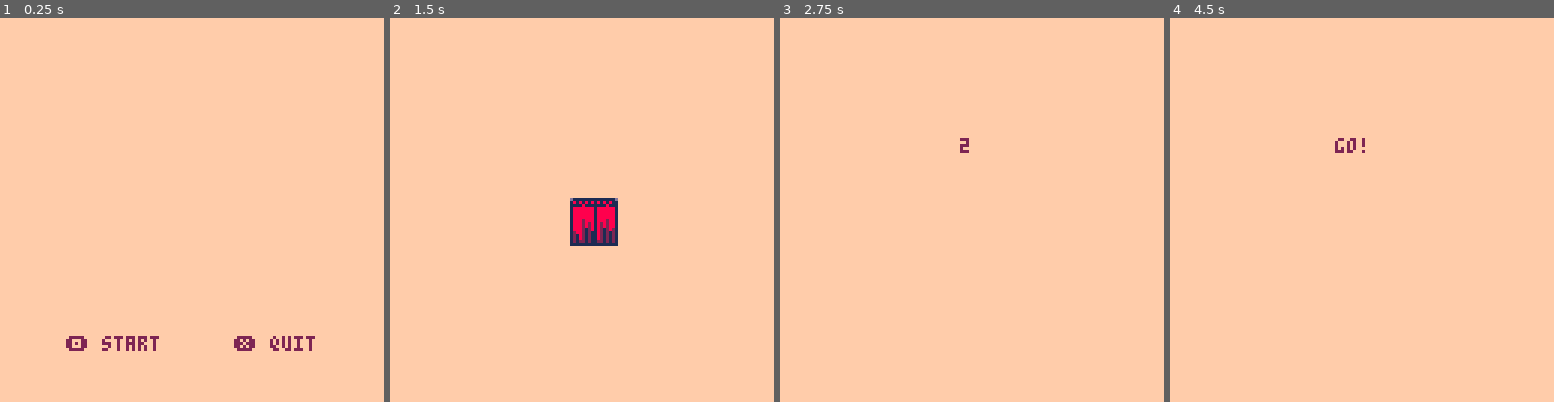
Above: before the commit, frames 1-4 (left to right).
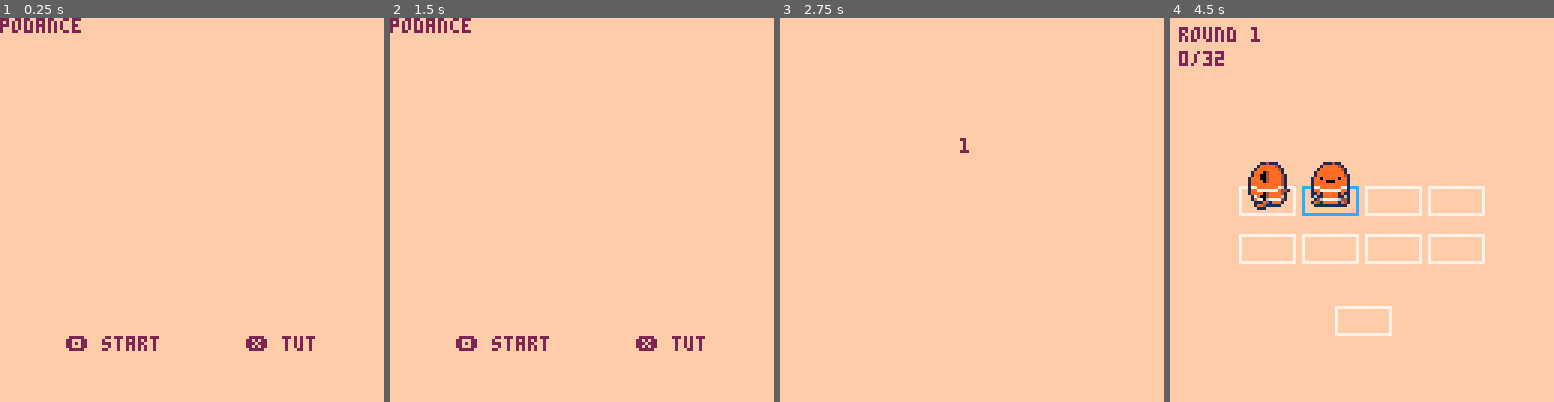
Above: after the commit, the same moments.

Repository: hyongew/pico8
Game: PICO-8 cartridge podance.p8
Same seed, same stepped clock (60 frames per second), same inputs: the game is played once before the commit and once after it.
Inputs:
- Up to frame 1 (0.25 s): no input
- Up to frame 2 (1.5 s): tap X (X key) at 0.33, 1.07 s; tap O (Z key) at 0.7 s
- Up to frame 3 (2.75 s): hold Right 1.6-2.1 s; tap O (Z key) at 1.7, 2.1, 2.5 s; tap X (X key) at 1.85 s; hold Up 2.15-2.42 s; hold Right from 2.47 s (still down)
- Up to frame 4 (4.5 s): tap O (Z key) every 0.4 s from 2.9 to 4.1 s; tap X (X key) at 2.97, 4.08 s; release Right at 3.03 s; hold Left 3.08-3.58 s; hold Down 3.63-3.97 s; hold Right from 4.02 s (still down)

The runs differ from the first frame. In frame 1, 0.8% of the frame differs, in the area x 0-79%, y 0-87%; in frame 2, 2.7%; in frame 3, less than 0.1%; in frame 4, 5.7%, in the area x 2-83%, y 2-83%.

Commit message:
Refactor code for readability

Diff:
--- a/podance.p8
+++ b/podance.p8
@@ -6,51 +6,48 @@
  pal(9,9+128,1)
  palt(0,false)
  palt(14,true)
- --style,style_l="\^o916","\^w\^t\^o914"
- state="hold" --main,tut,hold,quit,rdy,go
- moves={} --{sp,x,y}
- stage,round,step,score,f=1,1,0,0,0
- movesp,checkstep=nil,1
- movesets={
-  --{⬅️,⬆️,➡️,⬇️,➡️,➡️,⬇️,⬇️},
-  --{⬆️,➡️,⬆️,⬅️,⬇️,⬆️,➡️,⬇️},
-  --{⬅️,⬅️,➡️,⬆️,⬅️,⬇️,⬆️,➡️},
-  {⬆️,⬇️,⬅️,⬆️,⬇️,⬆️,➡️,➡️}
- }
- rot_anim_map={2,3,1,0}
- stageend=#movesets+1
- correct,sounded=nil,false
+ --style,style_l=
+ --"\^o916","\^w\^t\^o914"
+
+ --[[main,tut,hold,quit,
+ 				rdy,go,fin]]
+ state="main"
+ stage,round,step,score,f=
+ 1,1,0,0,0
+ --moves={sp,x,y}
+ --movesets={dir,hide,flip}
+ moves,movesets,movesp,movenum=
+ {},{},nil,1
+ inround,correct,sounded=
+ false,nil,false
+ rotanim,animend=
+ {2,3,1,0},24 --#moves*2+8
  smoke={}
- anim_end=24 --#moves*2+8
+
+ --test curtain anim
  frame,step2=33,0 --17-25
 end
 
 function _update()
 	if state=="main" then
-		if (btnp(🅾️)) state="go"
+		if btnp(🅾️) then
+			createmovesets()
+			state="rdy"
+		end
 		if (btnp(❎)) state="tut"
 
 	elseif state=="tut" then
-		if (btnp(❎)) state="main"
+		testcurtainanim()
+		if btnp(❎) then
+			frame,step2=33,0
+			state="main"
+		end
 
 	elseif state=="hold" then
 		if (btnp(🅾️)) state="rdy"
 		if (btnp(❎)) state="quit"
 
 	elseif state=="quit" then
-		if step2<6 then
-			f+=1
-
-			if f\3!=step2-1 then
-				if (step2==1) frame=33
-				if (step2==2) frame=35
-				if (step2==3) frame=37
-				if (step2==4) frame=39
-				if (step2==5) frame=41
-				step2+=1
-			end
-		end
-
 		if (btnp(🅾️)) state="hold"
 		if (btnp(❎)) state="main"
 
@@ -59,6 +56,7 @@
 			f+=1
 		else
 			round,step,f=1,0,0
+			inround=true
 			state="go"
 		end
 
@@ -72,6 +70,10 @@
 
 	elseif state=="go" then
 		updategame()
+
+	elseif state=="fin" then
+		if (btnp(🅾️)) state="main"
+		if (btnp(❎)) state="main"
 	end
 end
 
@@ -81,56 +83,84 @@
 	rectfill(0,0,128,128)
 	color(2)
 	if state=="main" then
-		print("press 🅾️ to start")
+		print("podance")
+		print(
+			"🅾️ start       ❎ tut",
+			22,106
+		)
+
 	elseif state=="tut" then
+		print("tut")
+		spr(frame,60,60,2,2)
+		print("❎ main",50,106)
+
 	elseif state=="hold" then
-		print("🅾️ start      ❎ quit",22,106)
+		print("hold")
+		print(
+			"🅾️ start      ❎ quit",
+			22,106
+		)
+
 	elseif state=="quit" then
-		spr(frame,60,60,2,2)
+		print("quit")
+		print(
+			"🅾️ back      ❎ quit",
+			23,106
+		)
+
 	elseif state=="rdy" then
 		if f<60 then
 			print(3-f\20,60,40)
 		else
 			print("go!",55,40)
 		end
+
 	elseif state=="go" then
 		drawgame()
+
+	elseif state=="fin" then
+		print("fin")
+		print("🅾️ main",50,106)
 	end
 end
 -->8
 --main game loop
 
 function updategame()
-	f+=1
-
 	--gameplay
-	if round<stageend then
+	if inround then
 		--update step
-		if f\10!=step-1 then
+		if f%10==0 then
  		correct=nil
  		sounded=false
 			step+=1
 
+			--next round
 			if step==17 then
 				round+=1
 				step=1
 				f=0
 			end
 
- 		if round<stageend then
-				sfx(0)
-
-				if (step==1) moves={}
-
-				--demo move
-				if step<9 then
-					add(moves,
-									{
-										sp=getsp(movesets[round][step]),
-										x=getx(step),
-										y=gety(step)
-									})
-				end
+ 		if round==#movesets+1 then
+ 			inround=false
+ 			return
+ 		end
+
+			if (step==1) moves={}
+
+			sfx(0)
+
+			--demo move
+			if step<9 then
+				add(moves,
+								{
+									sp=getsp(
+										movesets[round][step]
+									),
+									x=getx(step),
+									y=gety(step)
+								})
 			end
 		end
 
@@ -139,81 +169,107 @@
 			--input timeframe
 		 if f%10>6 or f%10<4 then
 	 		if correct==nil then
-	 			movesp=checkmove(movesets[round][checkstep]) or movesp
+	 			movesp=checkmove(
+	 				movesets[round][movenum]
+	 			)
 	 		end
 	 	--check input
  		else
- 			checkstep=step-7
- 			if (correct==true and f%10==4) score+=1
- 			if (checkstep==9) checkstep=1
+ 			if correct==true
+ 			and f%10==4 then
+ 				score+=1
+ 			end
+
  			if correct!=true then
  				checkerr()
  				movesp=9
  			end
+
+ 			movenum=step-7
+ 			if (movenum==9) movenum=1
 		 end
 		end
 
 	--stage end
-	elseif f==1 then
-		step=0
-		for move in all(moves) do
-			move.sp=7
-		end
-		movesp=7
-		sfx(3)
-		sfx(4)
-	elseif f==150 then
-		f=0
-		stage+=1
-		state="hold"
-		moves={}
 	else
+		--init end sequence
+		if f==0 then
+			step=1
+			for move in all(moves) do
+				move.sp=7
+			end
+			movesp=7
+			sfx(3)
+			sfx(4)
+		end
+
 		local spd=42
 		local fspd=3
 
 		--rotate the potate
-		if f\fspd!=step-1 then
-			step+=1
-
-			for i,move in pairs(moves) do
+		if f%fspd==0 then
+			for i,move in pairs(moves)
+			do
 				if (step==i*2)	move.dy=-spd
 
-				if step>anim_end then
+				if step>animend then
 					move.sp=7
 				else
-					move.sp=getsp(rot_anim_map[(move.sp-1)/2+1])
+					move.sp=getsp(
+						rotanim[(move.sp-1)/2+1]
+					)
 				end
 			end
+
+			step+=1
 		end
 
 		--jump for joy
 		for move in all(moves) do
-			if move.dy and move.dy<=spd do
-				--[[doing it this way because of strange
-				behaviour when working with decimals]]
+			if move.dy
+			and move.dy<=spd do
+				--[[doing it this way
+				because getting strange
+				0.001 or 0.999 values
+				when using decimals]]
 				local y=move.y*10
 				y+=move.dy
 				move.dy+=fspd*2
 				move.y=ceil(y)/10
 			end
 		end
+
+		if f==150 then
+			f=0
+			stage+=1
+			moves={}
+			if stage==#movesets+1 then
+				state="main"
+			else
+				state="hold"
+			end
+		end
 	end
 
 	--update smoke
-	local mult= round<stageend and 0.8 or 0.2
+	local mult=
+	inround and 0.8 or 0.2
 	for p in all(smoke) do
   p.x+=p.dx*mult
   p.y+=p.dy*mult
-  p.act-= round<stageend and 1 or 0.2
+  p.act-=
+  inround and 1 or 0.2
   if (p.act<0) del(smoke,p)
  end
+
+	f+=1
 end
 
 
 function drawgame()
 	color(2)
 	--print(step)
-	if round!=stageend then
+	if inround then
 		print("round "..round,3,3)
 	else
 		print("round "..round-1,3,3)
@@ -223,7 +279,10 @@
 	--draw base 2x4 grid
 	for i=1,8 do
 		local c=7
-		if (round<stageend and ceil(step%8.1)==i) c=12
+		if inround
+		and ceil(step%8.1)==i then
+			c=12
+		end
 		drawsq(getx(i),gety(i),c)
 	end
 
@@ -231,17 +290,19 @@
 	for move in all(moves) do
 		--rectfill(move.x-1,move.y-2,move.x+15,move.y+16,6)
 		--rect(move.x-1,move.y-2,move.x+15,move.y+16,13)
-		spr(move.sp,move.x,move.y,2,2)
+		spr(
+			move.sp,move.x,move.y,2,2
+		)
 		--spr(11,move.x,move.y,2,2)
 	end
 
 	--draw player
 	drawsq(57,88,7)
-	if round<stageend
+	if inround
 	and f%10<4
 	and step>=9
 	and movesp then
-		local c= movesp==9 and 8 or 11
+		local c=movesp==9 and 8 or 11
 		drawsq(57,88,c)
 	end
 	if movesp then
@@ -253,12 +314,37 @@
   circfill(p.x,p.y,p.r,p.c)
  end
 
-	if round==stageend and step>anim_end then
+	if not inround
+	and step>animend then
 		print("stage end!",26,24,2)
 	end
 end
 -->8
---utils
+--functions
+function createmovesets()
+	movesets={
+  --{⬅️,⬆️,➡️,⬇️,➡️,➡️,⬇️,⬇️},
+  --{⬆️,➡️,⬆️,⬅️,⬇️,⬆️,➡️,⬇️},
+  --{⬅️,⬅️,➡️,⬆️,⬅️,⬇️,⬆️,➡️},
+  {⬆️,⬇️,⬅️,⬆️,⬇️,⬆️,➡️,➡️}
+	}
+end
+
+function testcurtainanim()
+	if step2<6 then
+		f+=1
+
+		if f\3!=step2-1 then
+			if (step2==1) frame=33
+			if (step2==2) frame=35
+			if (step2==3) frame=37
+			if (step2==4) frame=39
+			if (step2==5) frame=41
+			step2+=1
+		end
+	end
+end
+
 function drawsq(x,y,c)
 	rect(x-2,y+8,x+16,y+17,c)
 end
@@ -285,6 +371,7 @@
 	 	return getsp(m)
 	 end
 	end
+	return movesp
 end
 
 function checkerr()
